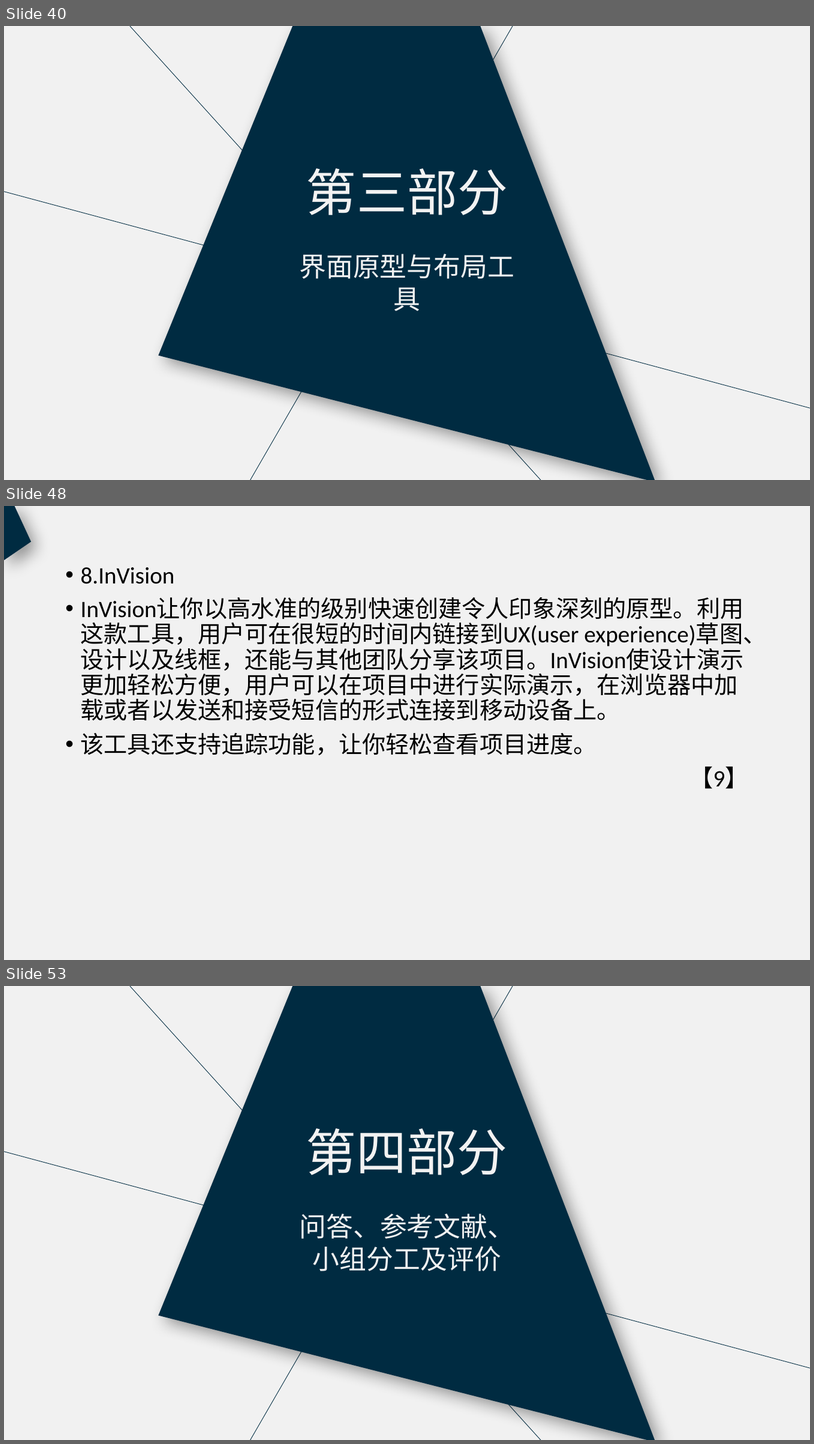
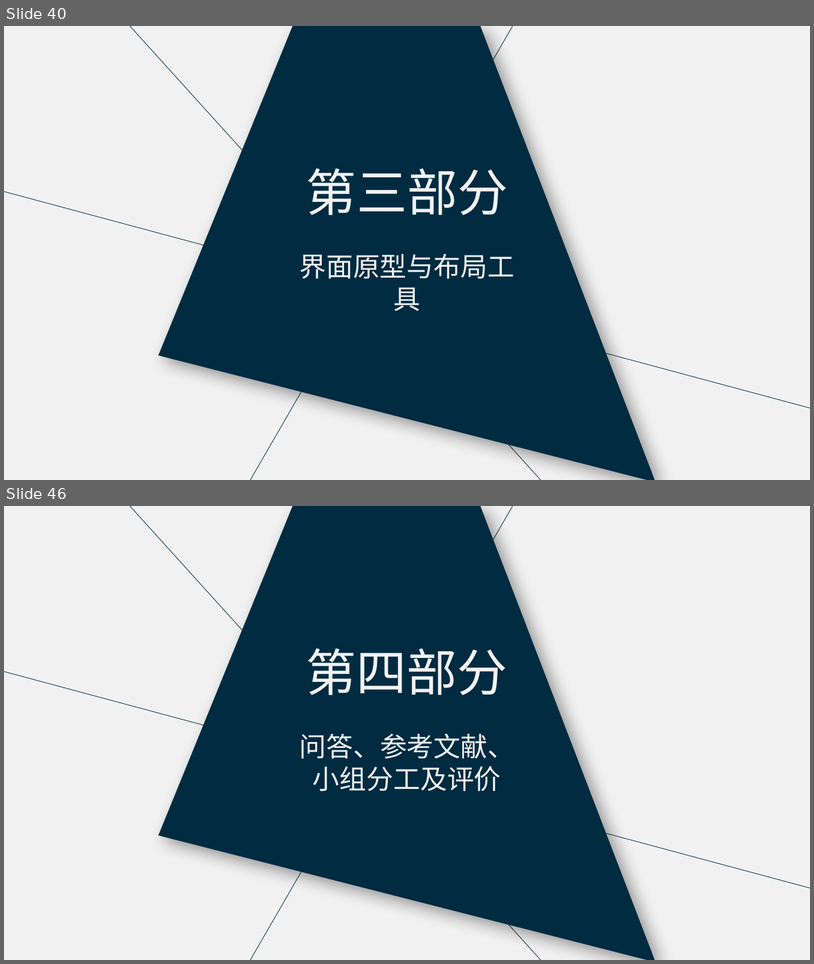
Before and after one commit to PRD2018-G18/PRD2018, a slide deck: 非受控文档/过程文档/UML基础2/UML基础2.pptx. Shown one above the other, each under a label of ours: slides 40, 48 and 53 before the commit, slides 40 and 46 after it; the slides between them are not shown. The pictures are 814x1444 and 814x964 pixels, drawn with LibreOffice and Linux fonts; fonts in the diff are those of the drawing. Boxes give left, top, right and bottom in pixels: in the first picture for what was removed or moved away, otherwise in the second. Text is boxed around its words. In the diff, an @@ line names an element or a change of style, - is before the commit and + after.

```diff
--- a/非受控文档/过程文档/UML基础2/UML基础2.pptx
+++ b/非受控文档/过程文档/UML基础2/UML基础2.pptx
@@ slide 48 removed at box(4, 506, 810, 960), background #F1F1F1 @@
@@ freeform shape removed at box(4, 506, 31, 561) @@
@@ text removed at box(81, 567, 767, 789) @@
-• 8.InVision
-• InVision让你以高水准的级别快速创建令人印象深刻的原型。利用这款工具，用户可在很短的时间内链接到UX(user experience)草图、设计以及线框，还能与其他团队分享该项目。InVision使设计演示更加轻松方便，用户可以在项目中进行实际演示，在浏览器中加载或者以发送和接受短信的形式连接到移动设备上。
-• 该工具还支持追踪功能，让你轻松查看项目进度。
-【9】
@@ what was slide 53 is now slide 46 @@
```
Also in this commit, not shown: 9 slides changed, 6 other slides removed.
